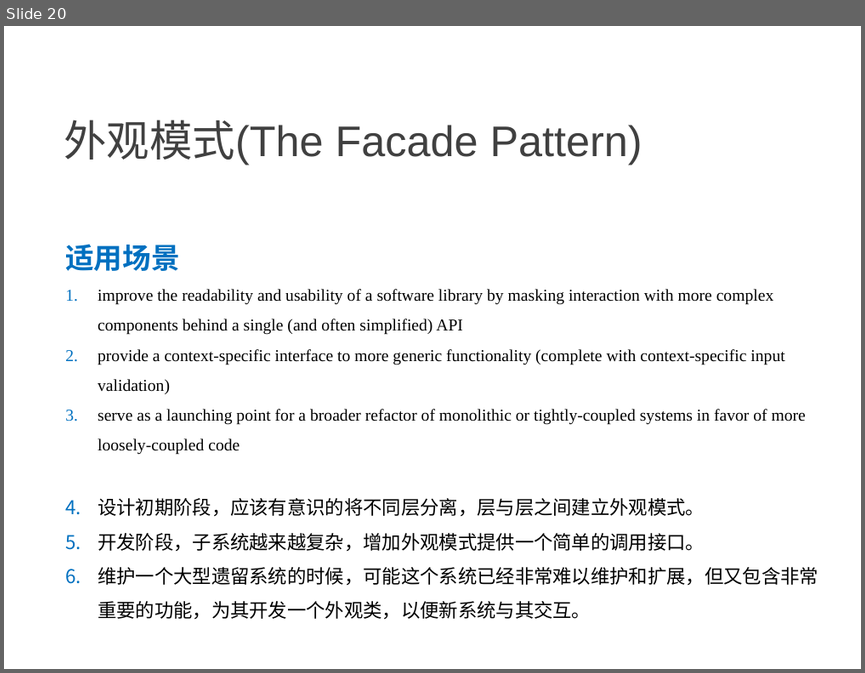
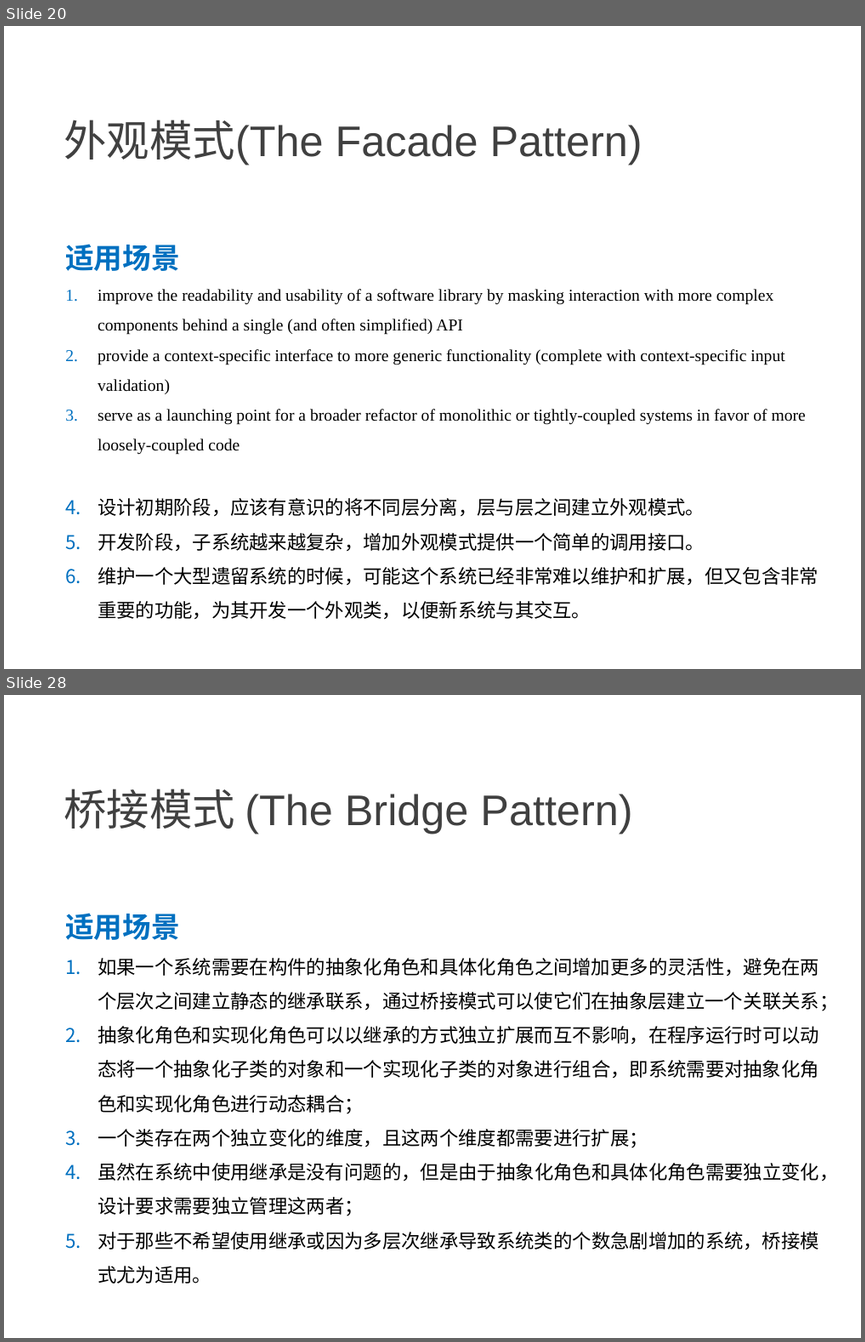
Before and after one commit to NewGr8Player/My-PPT, a slide deck: Design pattern/3.设计模式-结构型模式.pptx. Shown one above the other, each under a label of ours: slide 20 before the commit, slides 20 and 28 after it; the slides between them are not shown. The pictures are 865x673 and 865x1342 pixels, drawn with LibreOffice and Linux fonts; fonts in the diff are those of the drawing. Boxes give left, top, right and bottom in pixels: in the first picture for what was removed or moved away, otherwise in the second. Text is boxed around its words. In the diff, an @@ line names an element or a change of style, - is before the commit and + after.

Commit message:
Add     - 代理模式     - 桥接模式     - 享元模式

```diff
--- a/Design pattern/3.设计模式-结构型模式.pptx
+++ b/Design pattern/3.设计模式-结构型模式.pptx
@@ slide 28 added at (4, 695, 861, 1338), background #FFFFFF @@
@@ text added at (64, 789, 632, 834), 36 pt, text #404040 @@
+桥接模式 (The Bridge Pattern)
@@ text added at (65, 913, 838, 1283), 16 pt, text #000000 @@
+适用场景
+1. 如果一个系统需要在构件的抽象化角色和具体化角色之间增加更多的灵活性，避免在两个层次之间建立静态的继承联系，通过桥接模式可以使它们在抽象层建立一个关联关系；
+2. 抽象化角色和实现化角色可以以继承的方式独立扩展而互不影响，在程序运行时可以动态将一个抽象化子类的对象和一个实现化子类的对象进行组合，即系统需要对抽象化角色和实现化角色进行动态耦合；
+3. 一个类存在两个独立变化的维度，且这两个维度都需要进行扩展；
+4. 虽然在系统中使用继承是没有问题的，但是由于抽象化角色和具体化角色需要独立变化，设计要求需要独立管理这两者；
+5. 对于那些不希望使用继承或因为多层次继承导致系统类的个数急剧增加的系统，桥接模式尤为适用。
```
Also in this commit, not shown: 12 other slides added.
